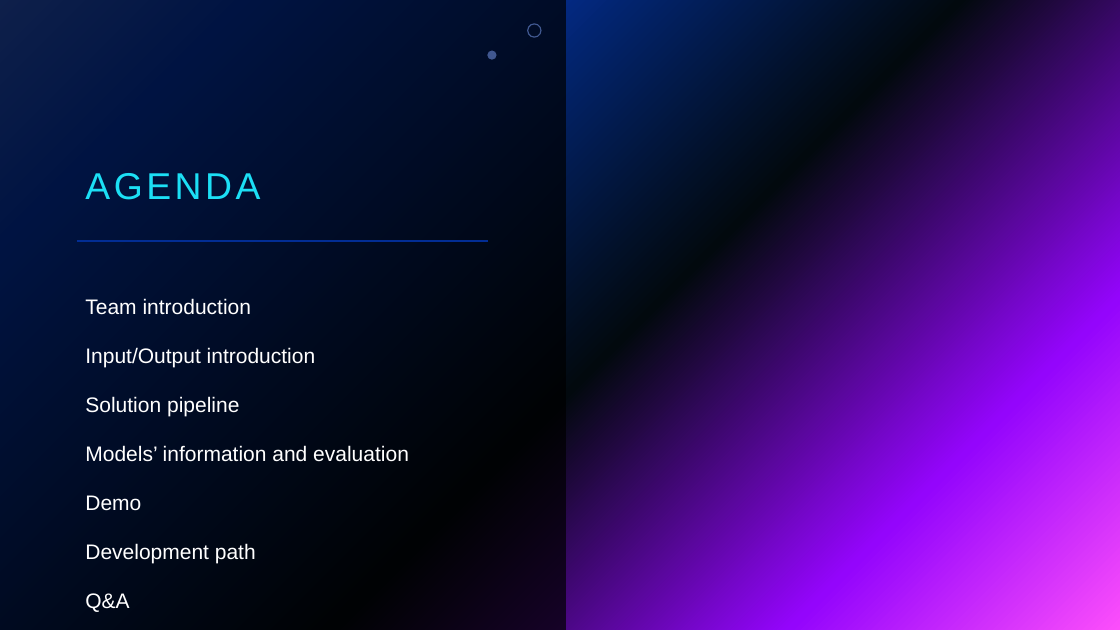
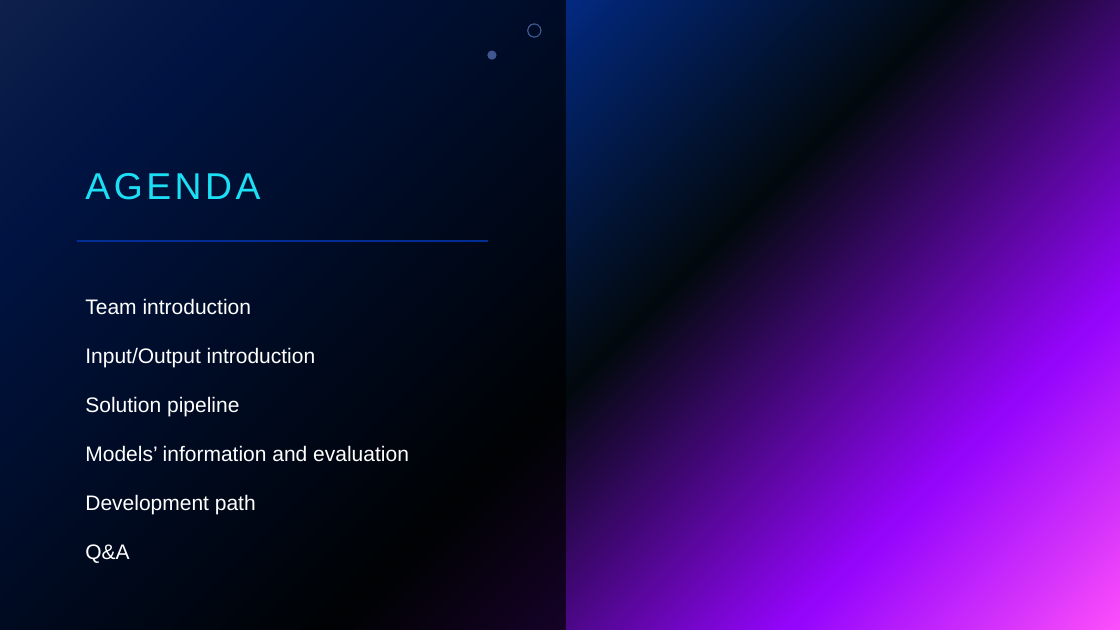
Before and after one commit to Jun0se7en/HACKHCMC2024, a slide deck: slide 2 of DIGITAL EMPOWERMENT.pptx. Drawn at 1120x630 pixels with LibreOffice and Linux fonts; fonts in the diff are those of the drawing; background and template pictures are left out. Boxes give left, top, right and bottom in pixels: in the first picture for what was removed or moved away, otherwise in the second. Text is boxed around its words. In the diff, an @@ line names an element or a change of style, - is before the commit and + after.

Commit message:
update slides

```diff
--- a/DIGITAL EMPOWERMENT.pptx
+++ b/DIGITAL EMPOWERMENT.pptx
@@ text at <box>85,495,141,511</box>: paragraph removed @@
-Demo
```
Also in this commit, not shown: 2 slides removed.
